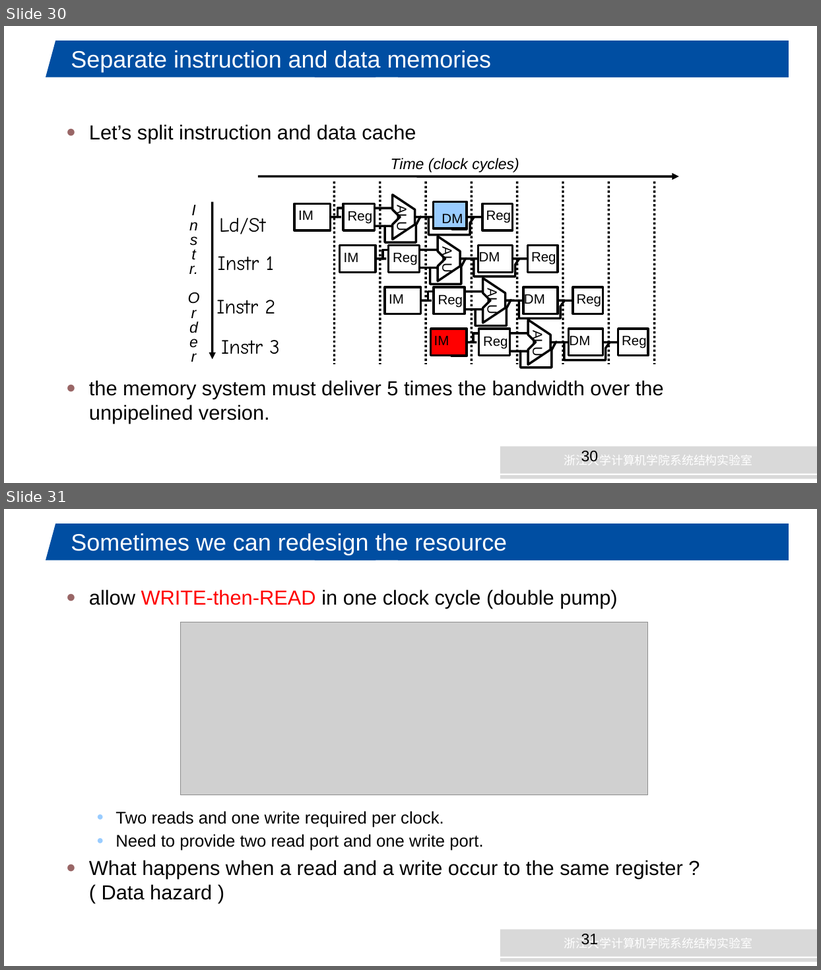
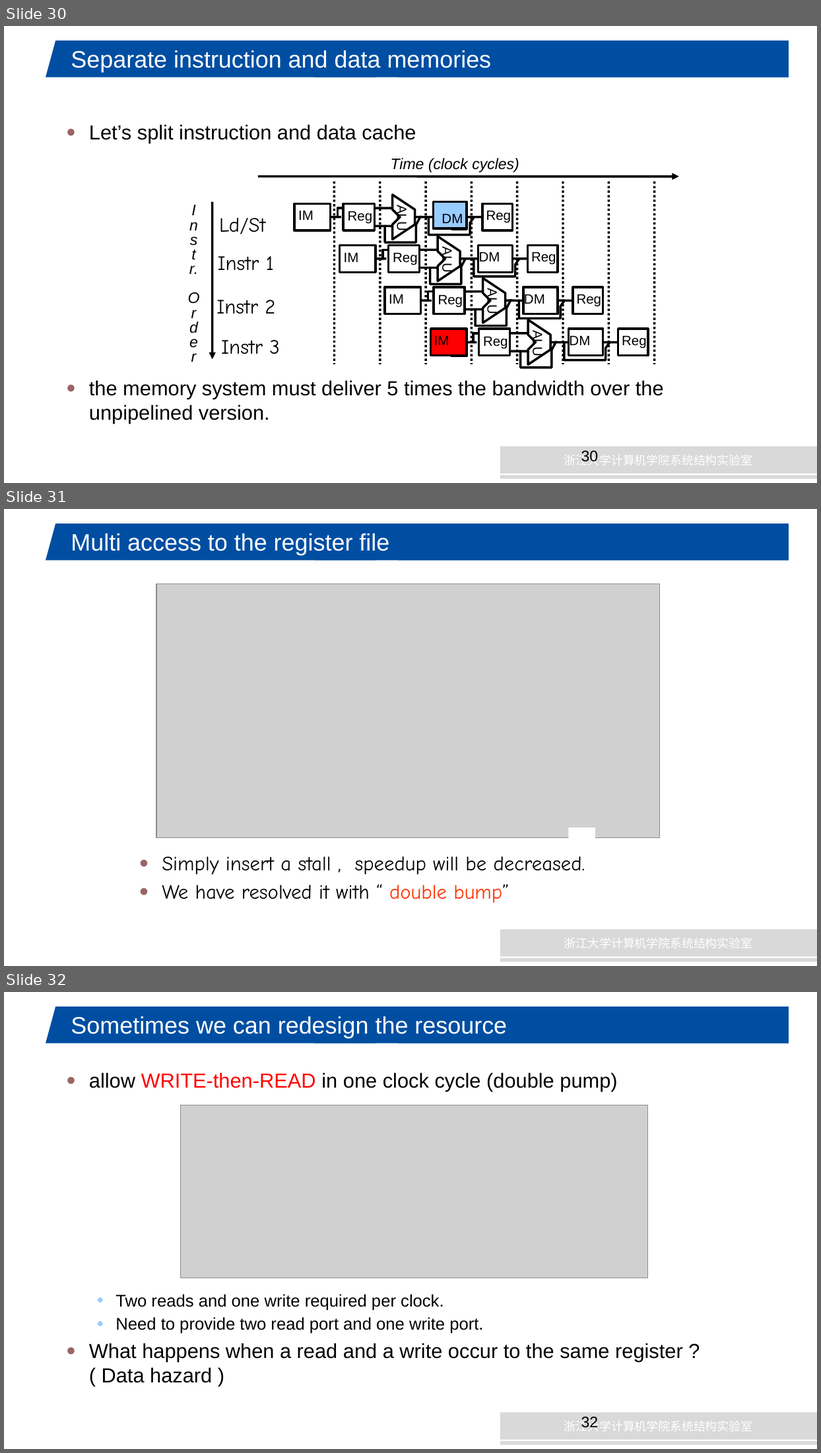
Before and after one commit to AaronWu77/AaronWu77.github.io, a slide deck: CourseNotes/计算机体系结构/PPT/Arch_4_pipeline.pptx. Shown one above the other, each under a label of ours: slides 30 and 31 before the commit, slides 30, 31 and 32 after it. The pictures are 821x970 and 821x1453 pixels, drawn with LibreOffice and Linux fonts; fonts in the diff are those of the drawing; grey boxes stand for pictures; background and template pictures are left out. Boxes give left, top, right and bottom in pixels: in the first picture for what was removed or moved away, otherwise in the second. Text is boxed around its words. In the diff, an @@ line names an element or a change of style, - is before the commit and + after.

```diff
--- a/CourseNotes/计算机体系结构/PPT/Arch_4_pipeline.pptx
+++ b/CourseNotes/计算机体系结构/PPT/Arch_4_pipeline.pptx
@@ slide 31 added at (4,509,817,966), background #FFFFFF; not listed: 5 template elements that a slide beside it also shows @@
@@ title added at (71,533,389,555), 21 pt, text #FFFFFF @@
+Multi access to the register file
@@ picture added at (157,584,660,838) @@
@@ rectangle added at (568,828,595,843), fill #FFFFFF @@
@@ text added at (162,857,585,903), 18 pt, text #000000 @@
+● Simply insert a stall , speedup will be decreased.
+● We have resolved it with “ double bump”
@@ what was slide 31 is now slide 32 @@
@@ page number at (582,1417,599,1428): text changed @@
-31
+32
```
Also in this commit, not shown: 1 slide changed, 10 other files.
